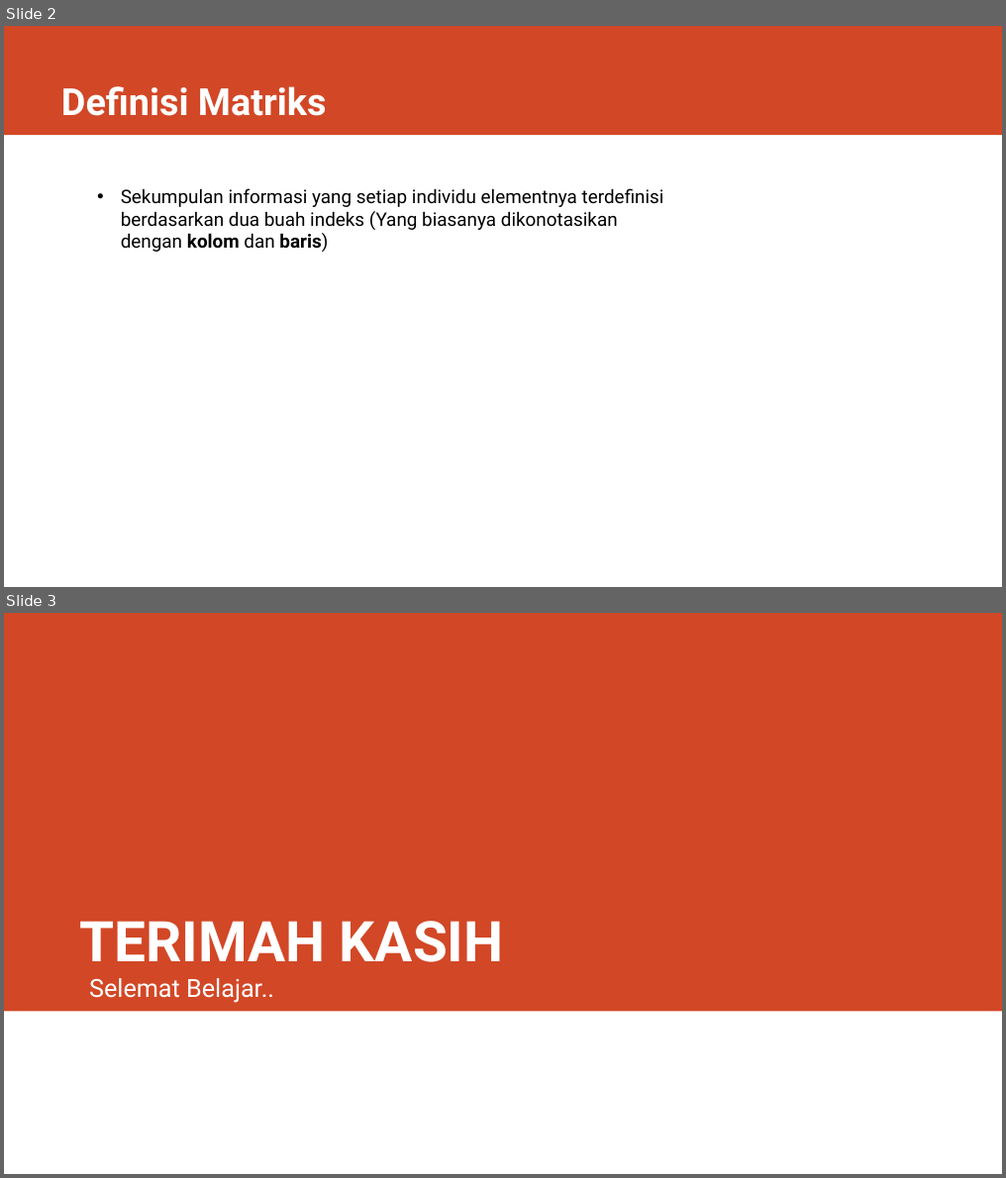
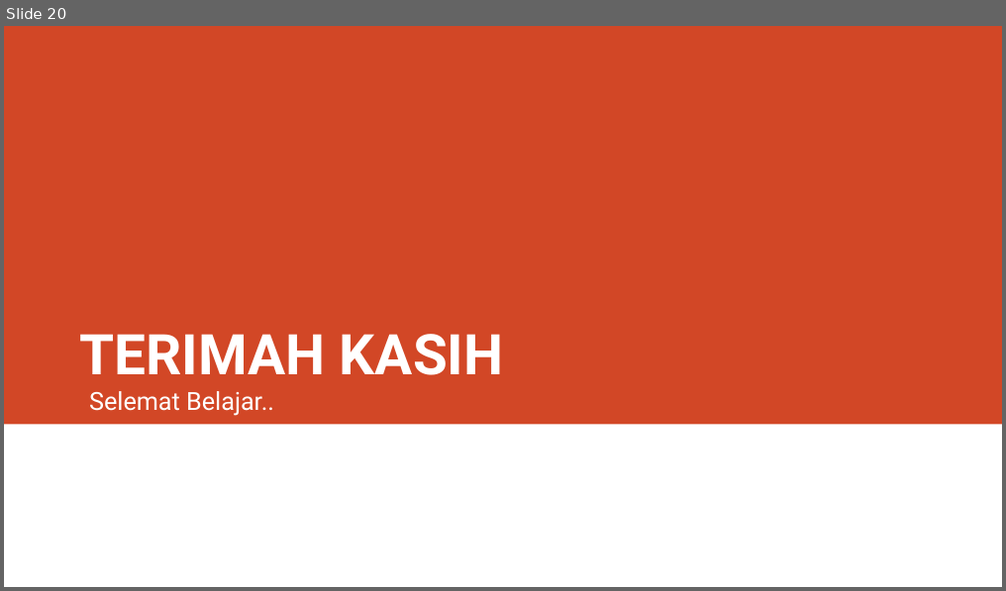
Before and after one commit to rizalarfani/Pengolahan-Citra-Digital-PCD-, a slide deck: Materi/Matriks.pptx. Shown one above the other, each under a label of ours: slides 2 and 3 before the commit, slide 20 after it. The pictures are 1006x1178 and 1006x591 pixels, drawn with LibreOffice and Linux fonts; fonts in the diff are those of the drawing. Boxes give left, top, right and bottom in pixels: in the first picture for what was removed or moved away, otherwise in the second. Text is boxed around its words. In the diff, an @@ line names an element or a change of style, - is before the commit and + after.

```diff
--- a/Materi/Matriks.pptx
+++ b/Materi/Matriks.pptx
@@ slide 2 removed at bbox=[4, 26, 1002, 587], background #FFFFFF @@
@@ rectangle removed at bbox=[4, 26, 1002, 135] @@
@@ title removed at bbox=[61, 86, 327, 116] @@
-Definisi Matriks
@@ text removed at bbox=[121, 188, 664, 252] @@
-• Sekumpulan informasi yang setiap individu elementnya terdefinisi berdasarkan dua buah indeks (Yang biasanya dikonotasikan dengan kolom dan baris)
@@ what was slide 3 is now slide 20 @@
```
Also in this commit, not shown: 1 slide changed, 18 slides added, 2 other files.
